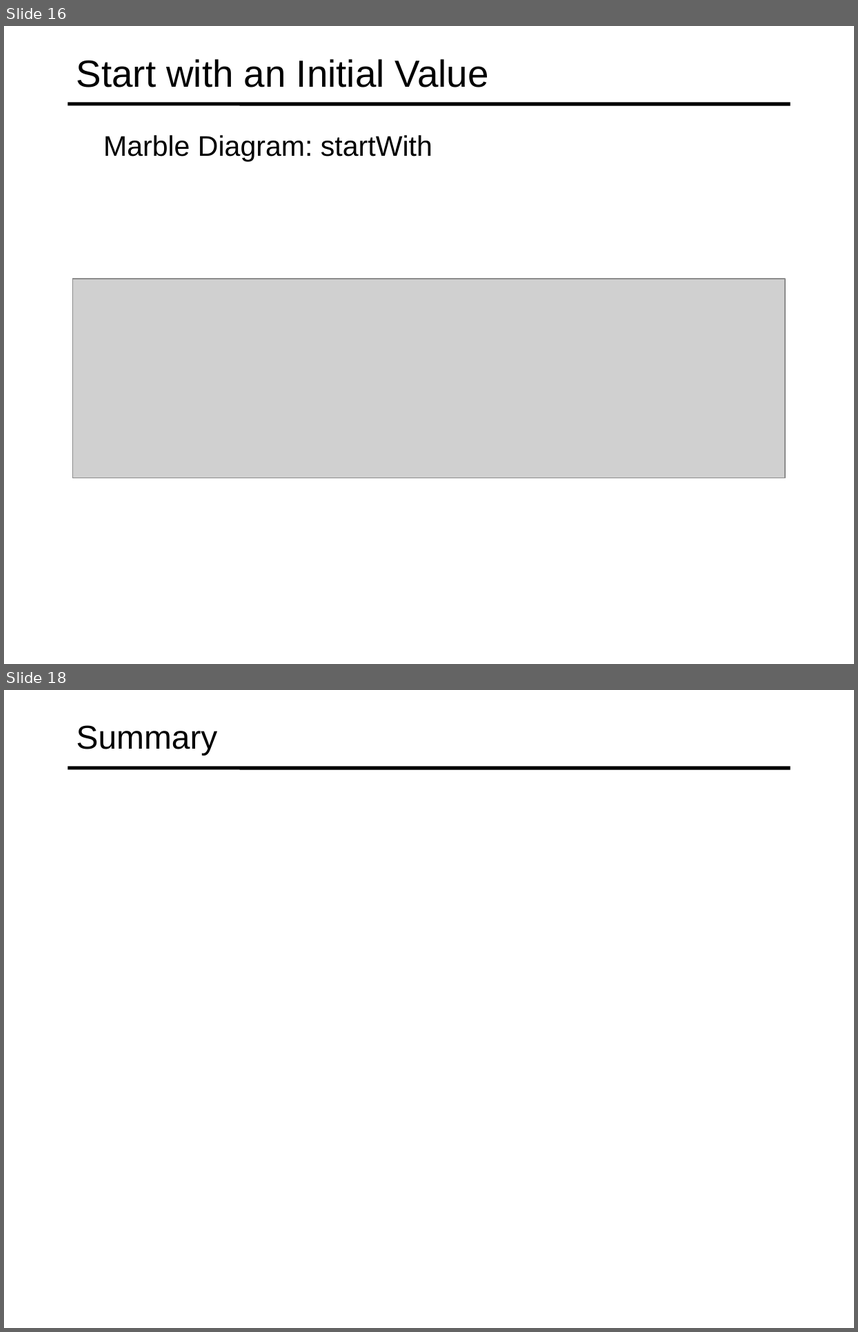
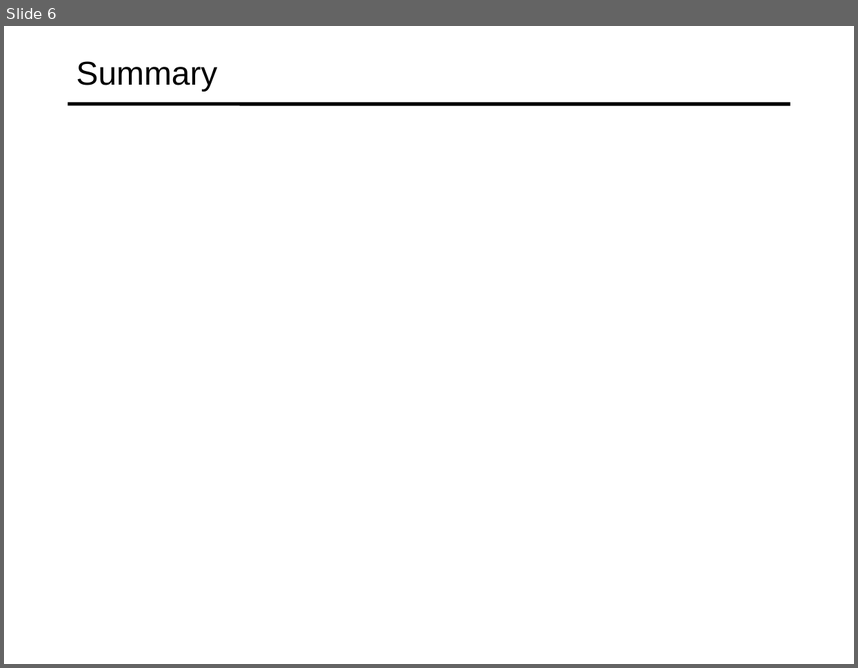
Before and after one commit to specter01wj/Jago_Link_Training, a slide deck: Angular/Angular12/Deep Dive/Angular HTTP Communication/1_Consuming REST Services/L1_Consuming REST Services.ppt. Shown one above the other, each under a label of ours: slides 16 and 18 before the commit, slide 6 after it; the slides between them are not shown. The pictures are 858x1332 and 858x668 pixels, drawn with LibreOffice and Linux fonts; fonts in the diff are those of the drawing; grey boxes stand for pictures. Boxes give left, top, right and bottom in pixels: in the first picture for what was removed or moved away, otherwise in the second. Text is boxed around its words. In the diff, an @@ line names an element or a change of style, - is before the commit and + after.

```diff
--- a/Angular/Angular12/Deep Dive/Angular HTTP Communication/1_Consuming REST Services/L1_Consuming REST Services.ppt
+++ b/Angular/Angular12/Deep Dive/Angular HTTP Communication/1_Consuming REST Services/L1_Consuming REST Services.ppt
@@ slide 16 removed at box(4, 26, 854, 664), background #FFFFFF; not listed: 1 template element that a slide beside it also shows @@
@@ title removed at box(76, 59, 489, 87) @@
-Start with an Initial Value
@@ text removed at box(103, 135, 432, 161) @@
-  Marble Diagram: startWith
@@ picture removed at box(73, 279, 785, 477) @@
@@ what was slide 18 is now slide 6 @@
```
Also in this commit, not shown: 1 slide changed, 3 slides added, 14 other slides removed.
